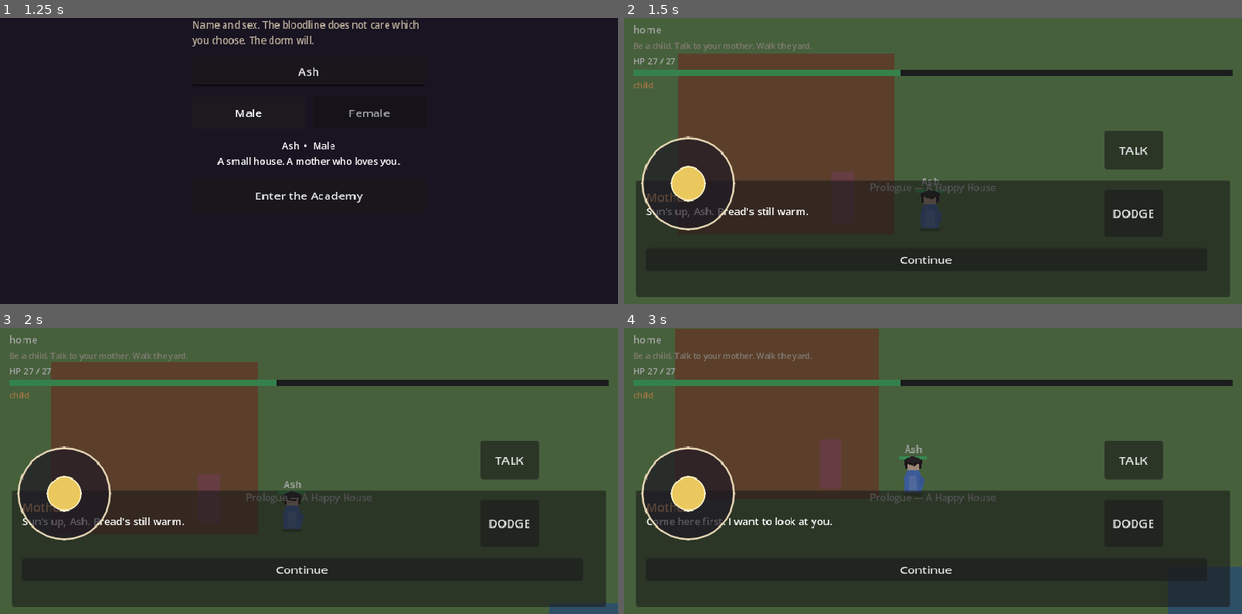
Above: before the commit, frames 1-4 (two rows, left to right).
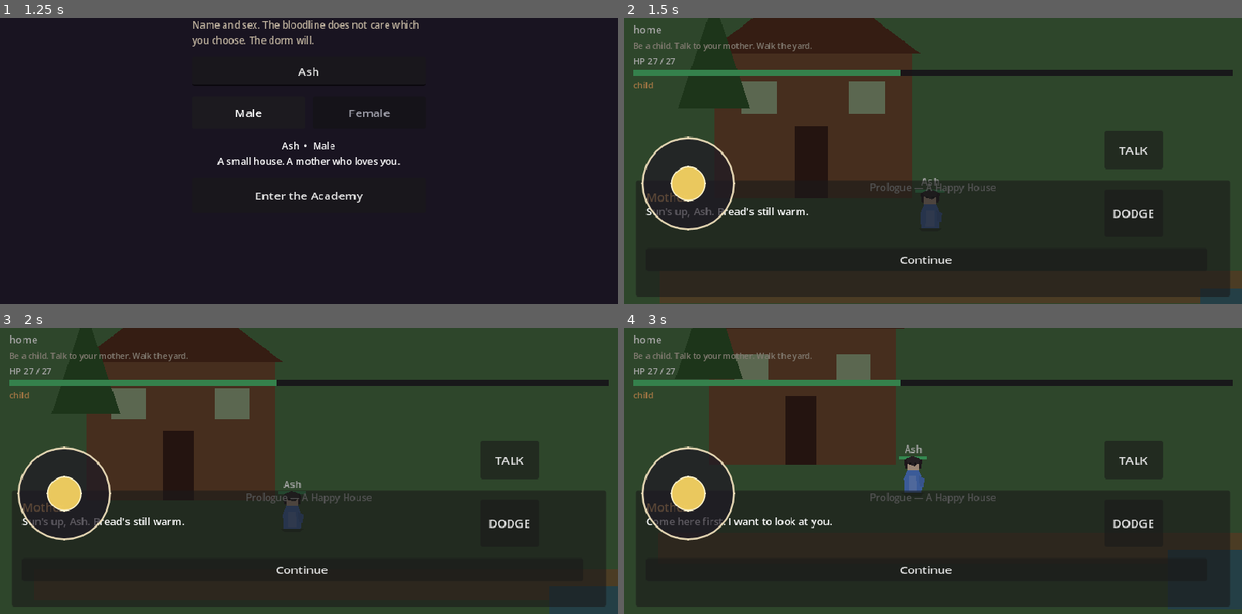
Above: after the commit, the same moments.

Repository: sk7hg824nn-ux/bloodbound-summoner
Game: Godot game, scene res://scenes/boot/Boot.tscn
Two runs of this game, one before a commit and one after it. Both use one fixed random seed, a clock stepped at 60 frames per second and the inputs below.
Inputs:
- Up to frame 1 (1.25 s): click "Create Protagonist" at 0.5 s
- Up to frame 2 (1.5 s): click "Enter the Academy" at 1.25 s
- Up to frame 3 (2 s): no input
- Up to frame 4 (3 s): click "Continue" at 2 s; click "Continue" at 2.75 s

Frame 1 is identical in both runs. In frame 2, 46% of the frame differs, in the area x 0-100%, y 0-100%; in frame 3, 47%; in frame 4, 46%.

Commit message:
Call PaintedWorld.drape on childhood and academy.

Diff:
--- a/scripts/world/childhood.gd
+++ b/scripts/world/childhood.gd
@@ -6,6 +6,7 @@
 
 var _near: Array[Interactable] = []
 var _seen: Dictionary = {}
+var _yard := Rect2(-20, 160, 1000, 560)
 
 func _ready() -> void:
 	player.add_to_group("player")
@@ -17,6 +18,7 @@
 	camera.set_target(player)
 	camera.set_mode(Camera2DDirector.Mode.EXPLORE)
 	_fence_yard()
+	PaintedWorld.drape($World, "yard", _yard)
 	touch.joystick_moved.connect(player.set_joystick)
 	touch.attack_pressed.connect(func(): EventBus.toast.emit("Not here. Not yet."))
 	touch.dodge_pressed.connect(func(): player.try_dodge())
@@ -32,7 +34,7 @@
 	_say(Prologue.morning(GameState.player_name))
 
 func _fence_yard() -> void:
-	var yard := Rect2(-20, 160, 1000, 560)
+	var yard := _yard
 	camera.set_bounds(yard)
 	var wall := StaticBody2D.new()
 	wall.collision_layer = 2
